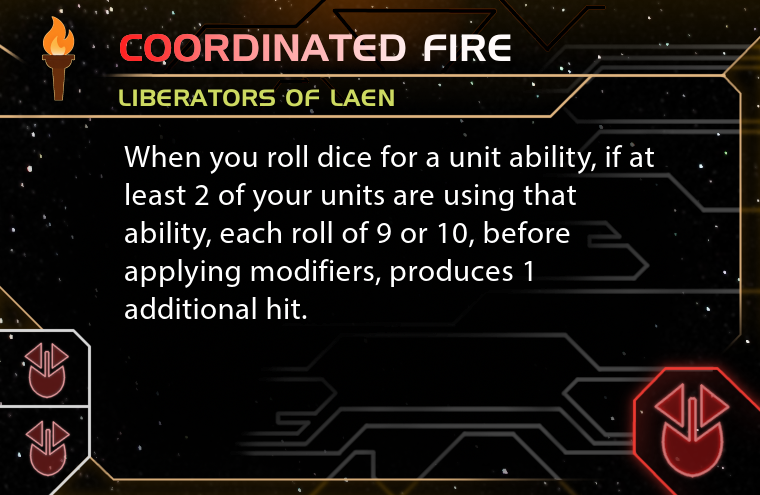
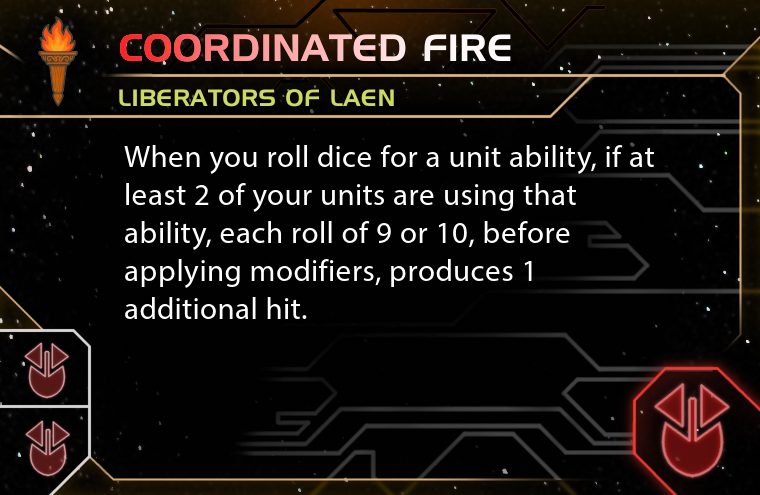
Layered file, before and after one edit (760×495). Changes by layer:
added layer "icon3.png copy" in group "Faction Symbol" over [38, 16, 78, 107]
hid "icon.png copy" over [41, 16, 76, 102]